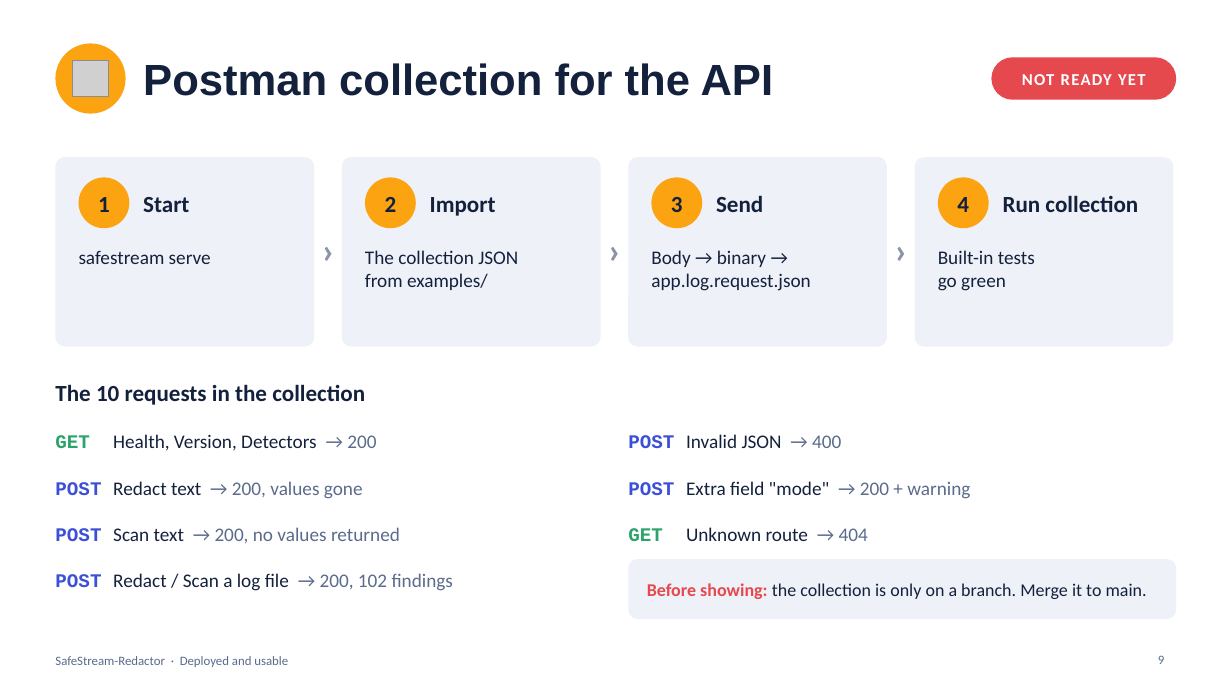
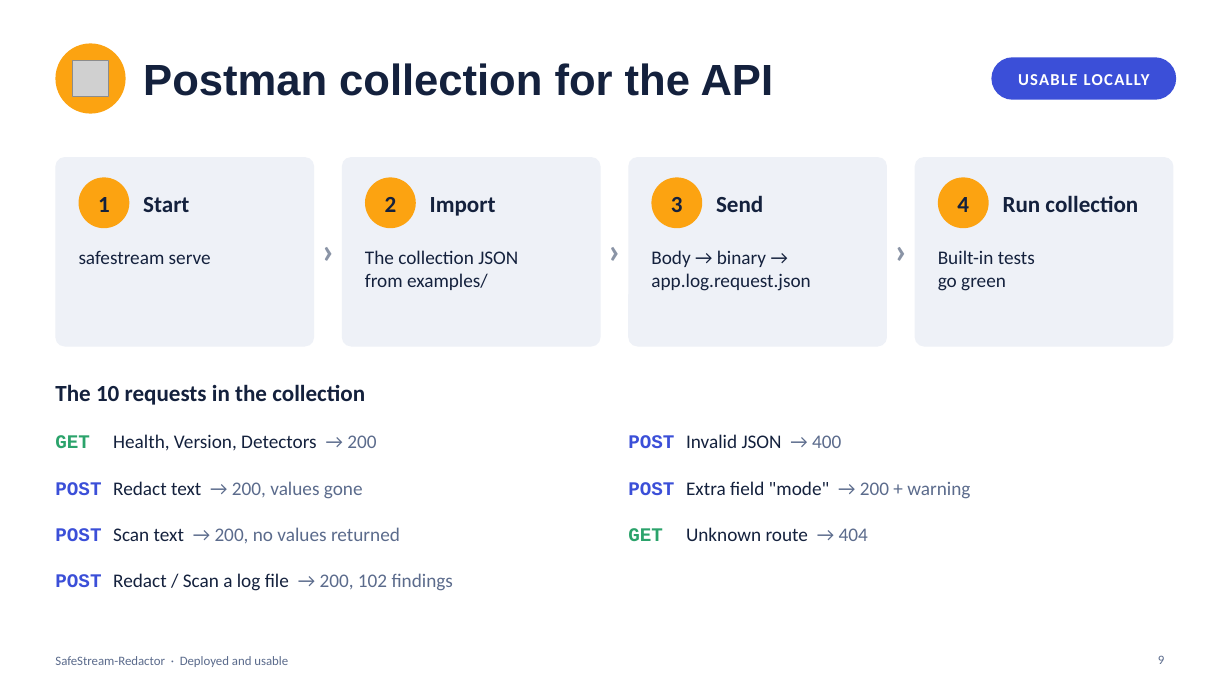
Before and after one commit to MounishSenisetty/SafeStream-Redactor, a slide deck: slide 9 of docs/SafeStream-Redactor-Demo.pptx. Drawn at 1232x693 pixels with LibreOffice and Linux fonts; fonts in the diff are those of the drawing; grey boxes stand for pictures. Boxes give left, top, right and bottom in pixels: in the first picture for what was removed or moved away, otherwise in the second. Text is boxed around its words. In the diff, an @@ line names an element or a change of style, - is before the commit and + after.

```diff
--- a/docs/SafeStream-Redactor-Demo.pptx
+++ b/docs/SafeStream-Redactor-Demo.pptx
@@ rounded rectangle at [992,57,1177,100]: fill #E5484D to #3B4FD8 @@
@@ text at [1018,74,1150,85]: text changed @@
-NOT READY YET
+USABLE LOCALLY
@@ rounded rectangle removed at [628,559,1177,619] @@
@@ text removed at [647,583,1147,599] @@
-Before showing: the collection is only on a branch. Merge it to main.
```
Also in this commit, not shown: 2 other slides changed, 15 other files.
